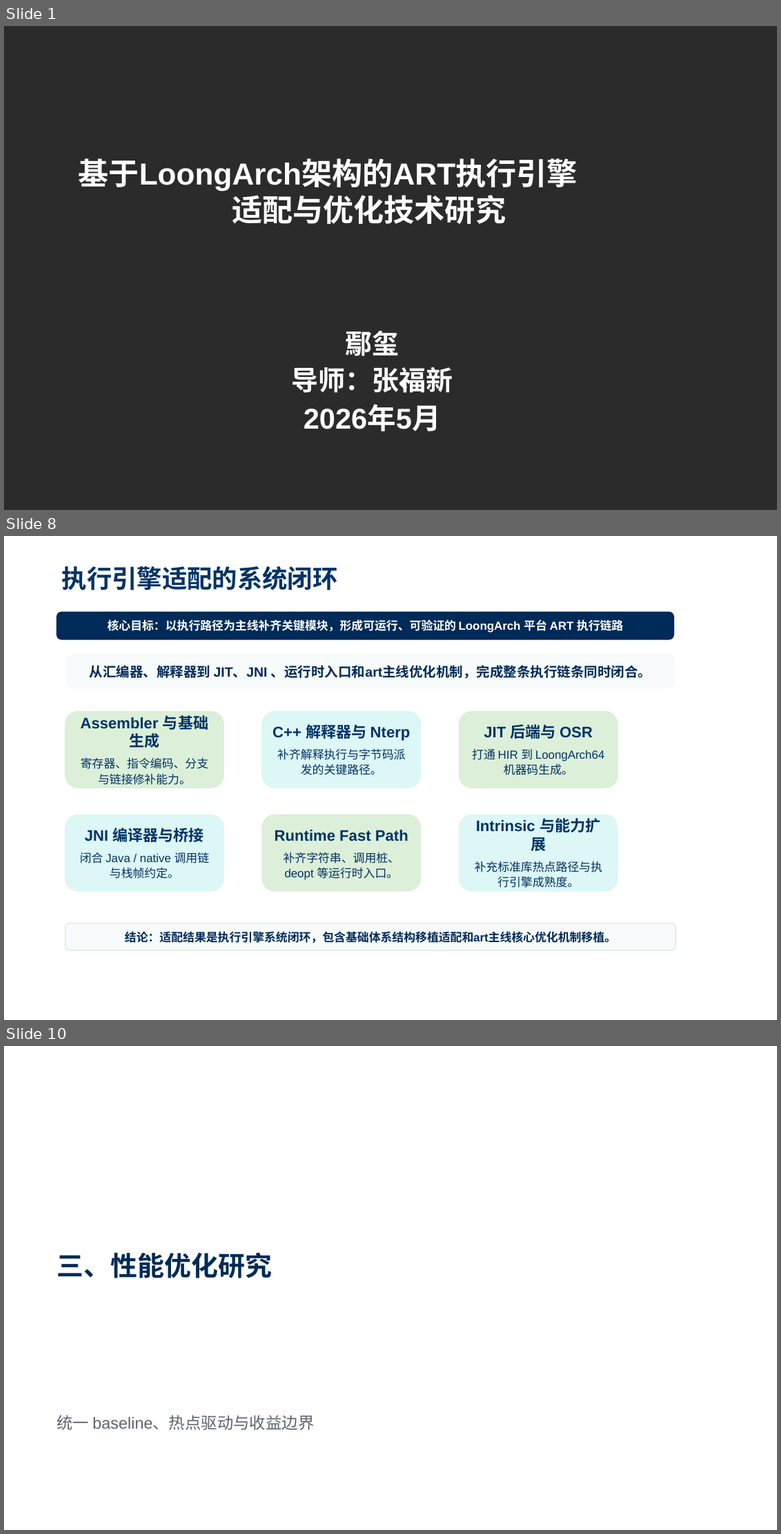
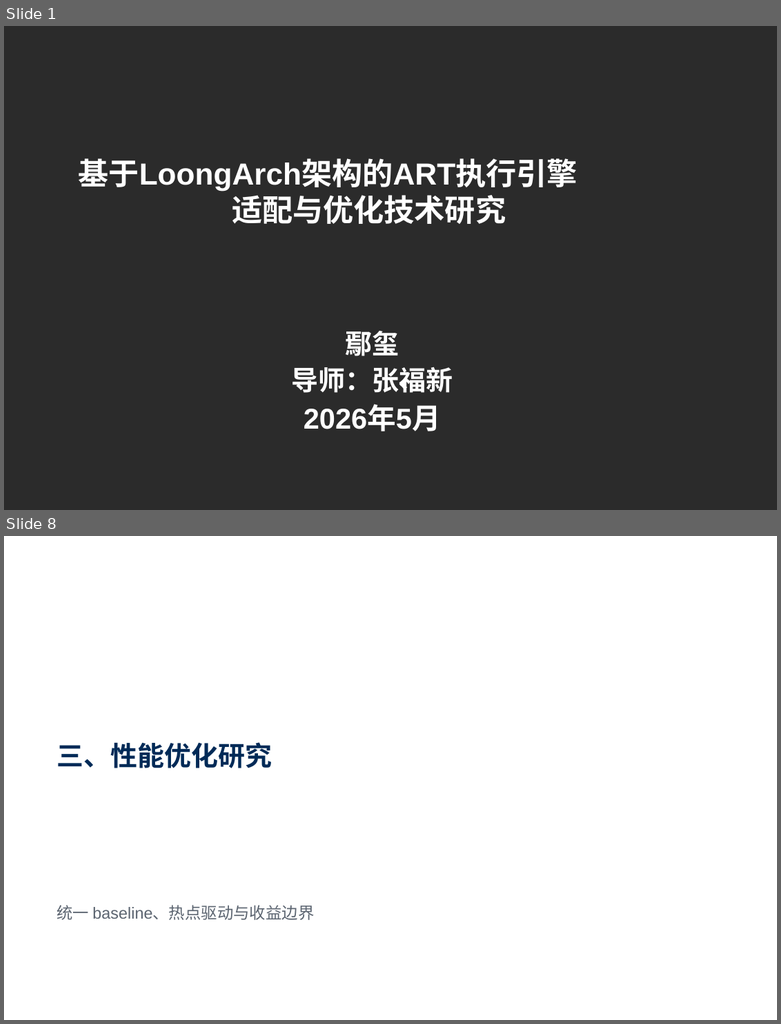
Before and after one commit to YancyReal/ucas-master, a slide deck: PPT/鄢玺毕业答辩.pptx. Shown one above the other, each under a label of ours: slides 1, 8 and 10 before the commit, slides 1 and 8 after it; the slides between them are not shown. The pictures are 781x1534 and 781x1024 pixels, drawn with LibreOffice and Linux fonts; fonts in the diff are those of the drawing; background and template pictures are left out; a plain dark background stands for a picture behind light text. Boxes give left, top, right and bottom in pixels: in the first picture for what was removed or moved away, otherwise in the second. Text is boxed around its words. In the diff, an @@ line names an element or a change of style, - is before the commit and + after.

```diff
--- a/PPT/鄢玺毕业答辩.pptx
+++ b/PPT/鄢玺毕业答辩.pptx
@@ slide 8 removed at <box>4,536,777,1020</box>, background picture (left out) @@
@@ title removed at <box>62,566,338,591</box> @@
-执行引擎适配的系统闭环
@@ rounded rectangle removed at <box>57,612,673,639</box> @@
-核心目标：以执行路径为主线补齐关键模块，形成可运行、可验证的 LoongArch 平台 ART 执行链路
@@ rounded rectangle removed at <box>65,653,675,689</box> @@
-从汇编器、解释器到 JIT、JNI 、运行时入口和art主线优化机制，完成整条执行链条同时闭合。
@@ rounded rectangle removed at <box>65,712,223,788</box> @@
-Assembler 与基础生成
-寄存器、指令编码、分支与链接修补能力。
@@ rounded rectangle removed at <box>262,712,421,788</box> @@
-C++ 解释器与 Nterp
-补齐解释执行与字节码派发的关键路径。
@@ rounded rectangle removed at <box>459,712,617,788</box> @@
-JIT 后端与 OSR
-打通 HIR 到 LoongArch64 机器码生成。
@@ rounded rectangle removed at <box>65,815,223,891</box> @@
-JNI 编译器与桥接
-闭合 Java / native 调用链与栈帧约定。
@@ rounded rectangle removed at <box>262,815,421,891</box> @@
-Runtime Fast Path
-补齐字符串、调用桩、deopt 等运行时入口。
@@ rounded rectangle removed at <box>459,815,617,891</box> @@
-Intrinsic 与能力扩展
-补充标准库热点路径与执行引擎成熟度。
@@ rounded rectangle removed at <box>65,923,675,951</box> @@
-结论：适配结果是执行引擎系统闭环，包含基础体系结构移植适配和art主线核心优化机制移植。
@@ what was slide 10 is now slide 8 @@
```
Also in this commit, not shown: 2 slides changed, 14 slides added, 12 other slides removed, 35 other files.
